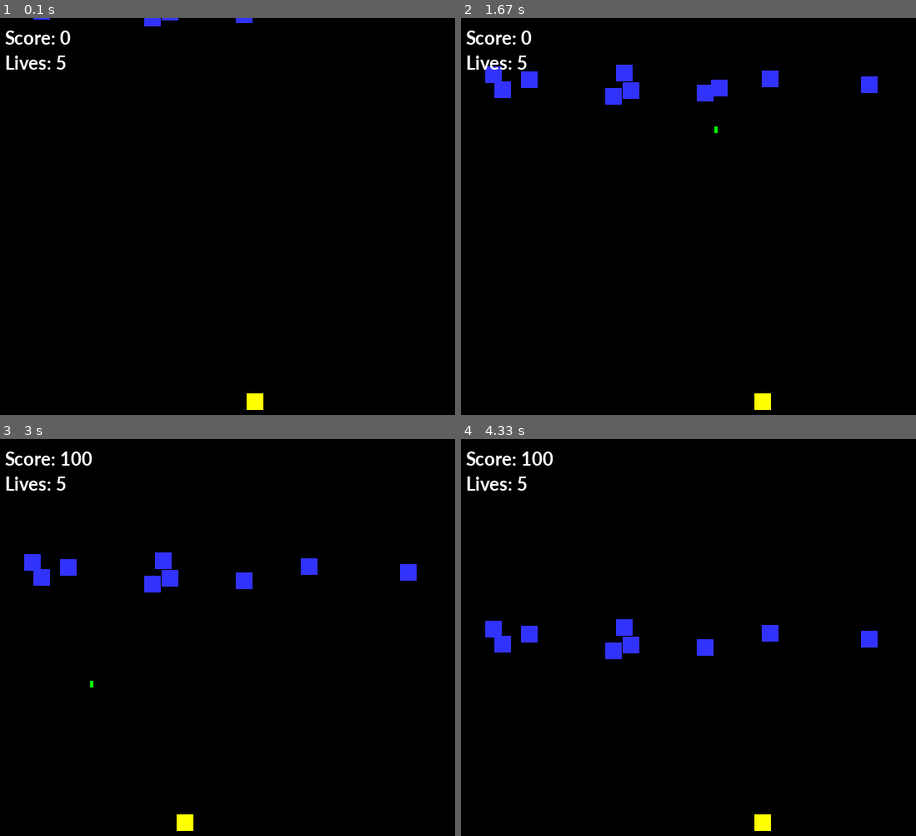
Above: before the commit, frames 1-4 (two rows, left to right).
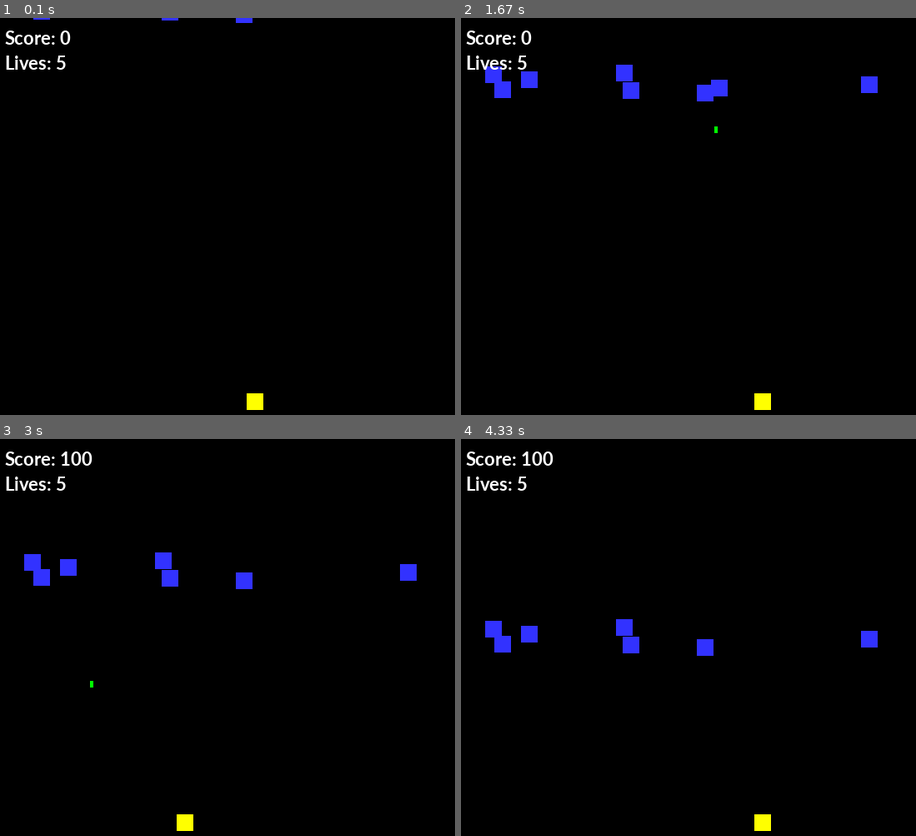
Above: after the commit, the same moments.

Repository: AlickDaSlayer/galvez-classwork
Game: pygame game, started from PyGame/space_invaders.py
The game is run twice, just before and just after one commit, with the same random seed, the same clock (stepped at 60 frames per second) and the same inputs.
Inputs:
- Up to frame 1 (0.1 s): no input
- Up to frame 2 (1.67 s): hold Up 0.33-0.8 s; hold Right 0.83-1.3 s; hold Left from 1.33 s (still down)
- Up to frame 3 (3 s): release Left at 1.87 s; hold Left 1.9-2.3 s; hold Up 2.33-2.7 s; hold Right from 2.73 s (still down)
- Up to frame 4 (4.33 s): release Right at 3.37 s; hold Left 3.4-3.87 s; hold Right from 3.9 s (still down)

The runs differ from the first frame. In frame 1, less than 0.1% of the frame differs, in the area x 31-36%, y 0-3%; in frame 2, 0.3%, in the area x 31-70%, y 13-22%; in frame 3, 0.3%; in frame 4, 0.3%.

Commit message:
Update space_invaders.py

Diff:
--- a/PyGame/space_invaders.py
+++ b/PyGame/space_invaders.py
@@ -96,8 +96,8 @@
 bullet_group = pygame.sprite.Group()
 all_sprites_group = pygame.sprite.Group()   # - Create a list of all sprites
 
-number_of_invaders = 10
-for x in range(number_of_invaders):
+number_of_invaders = 8
+for i in range(number_of_invaders):
     my_invader = Invaders(BLUE, 20, 20, 1)
     invader_group.add(my_invader)
     all_sprites_group.add(my_invader)
@@ -139,11 +139,18 @@
         bullet_hit_group = pygame.sprite.spritecollide(bullet, invader_group, True)
         for my_invader in bullet_hit_group:
             bullet_group.remove(bullet)
+            invader_group.remove(my_invader)
             all_sprites_group.remove(bullet)
             score += 100
         if bullet.rect.y < -10:
             bullet_group.remove(bullet)
             all_sprites_group.remove(bullet)
+
+    if not invader_group:
+        for i in range(number_of_invaders):
+            my_invader = Invaders(BLUE, 20, 20, 1)
+            invader_group.add(my_invader)
+            all_sprites_group.add(my_invader)
 
     all_sprites_group.update()
 
